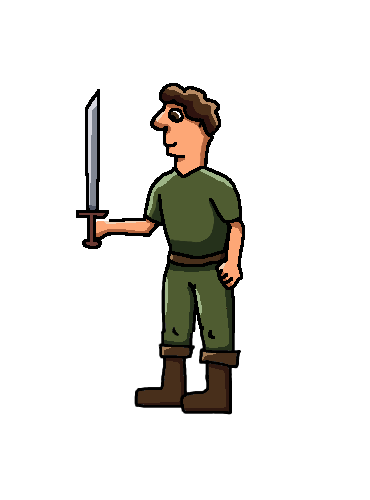
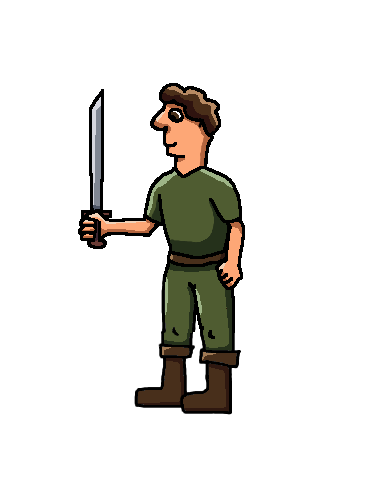
Layers edited between the first and the second 370x500 image:
showed "right palm", painted on it over [78, 209, 109, 241]
painted on "sword" over [76, 89, 112, 249]
painted on "right hand" over [91, 221, 104, 234]
